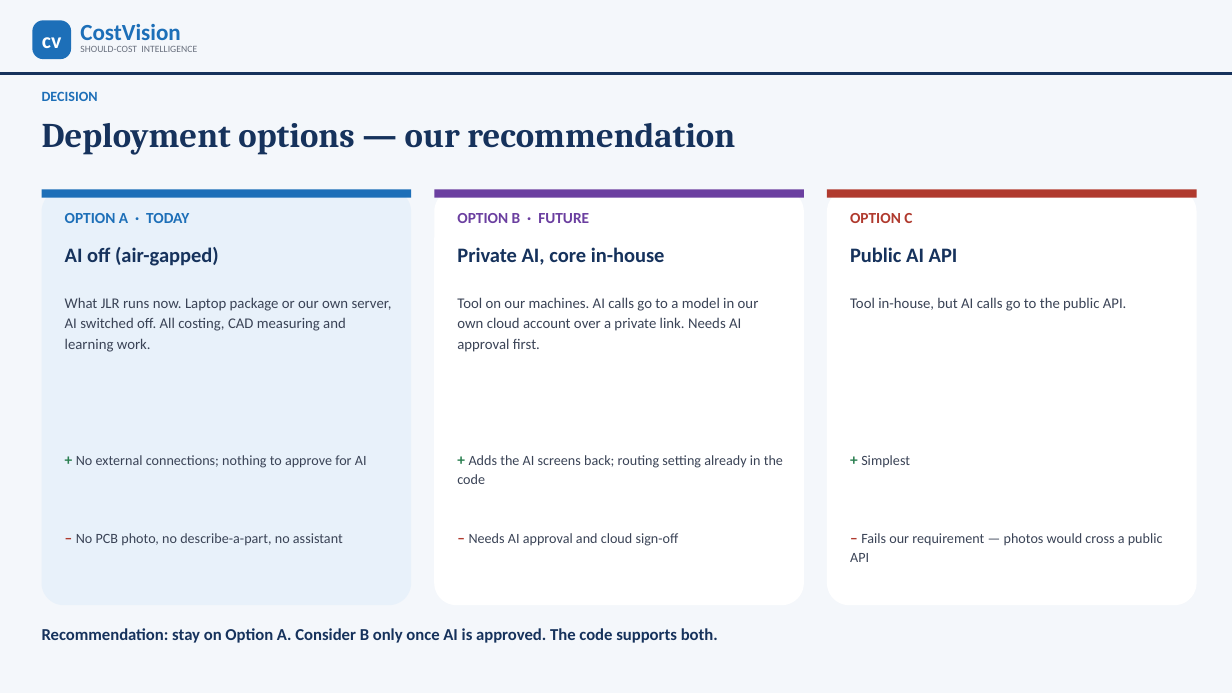
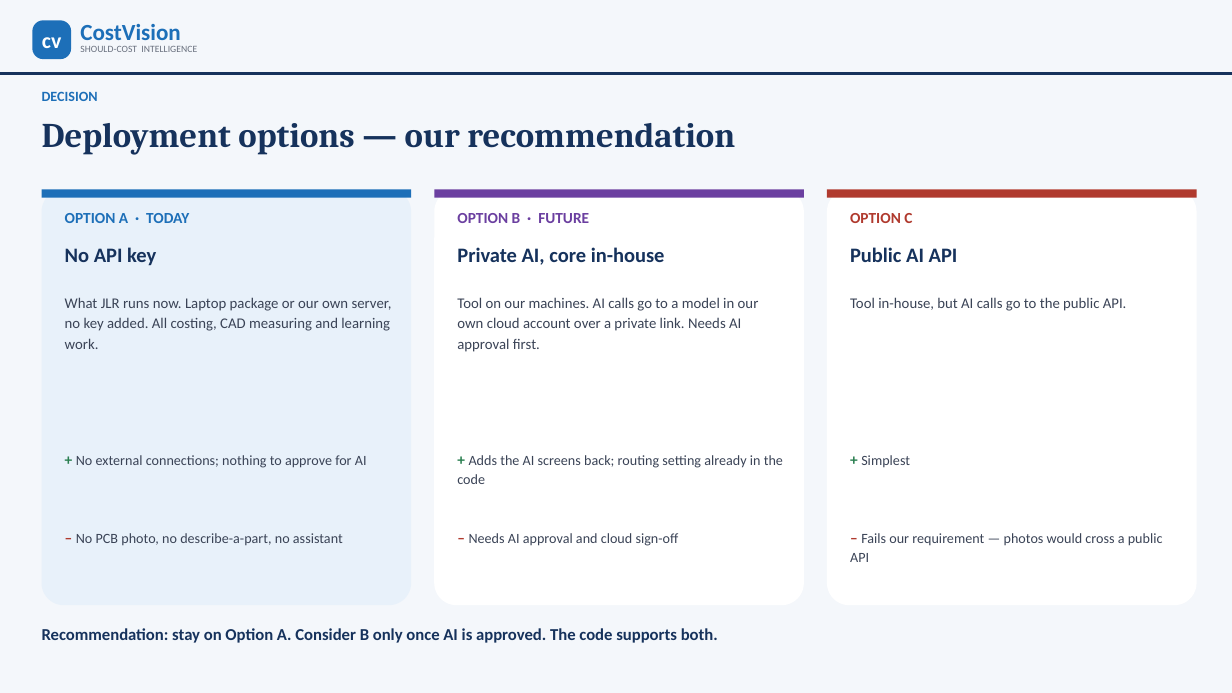
Before and after one commit to bhosaleavinash546/leamington-marathi, a slide deck: slide 9 of CostVision-Implementation-Blueprint.pptx. Drawn at 1232x693 pixels with LibreOffice and Linux fonts; fonts in the diff are those of the drawing. Boxes give left, top, right and bottom in pixels: in the first picture for what was removed or moved away, otherwise in the second. Text is boxed around its words. In the diff, an @@ line names an element or a change of style, - is before the commit and + after.

```diff
--- a/CostVision-Implementation-Blueprint.pptx
+++ b/CostVision-Implementation-Blueprint.pptx
@@ text at box(65, 247, 156, 266): text changed @@
-AI off (air-gapped)
+No API key
@@ text at box(65, 297, 392, 349): text changed @@
-What JLR runs now. Laptop package or our own server, AI switched off. All costing, CAD measuring and learning work.
+What JLR runs now. Laptop package or our own server, no key added. All costing, CAD measuring and learning work.
```
Also in this commit, not shown: 15 other slides changed, 18 other files.
